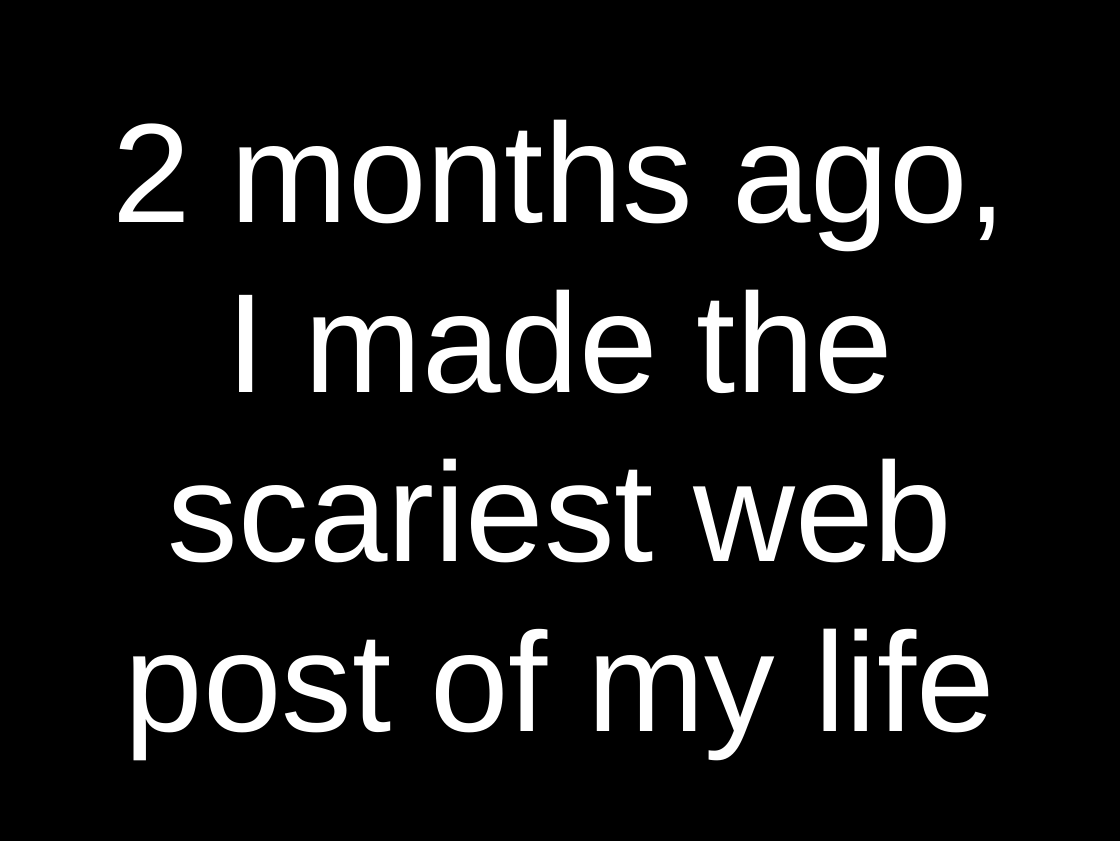
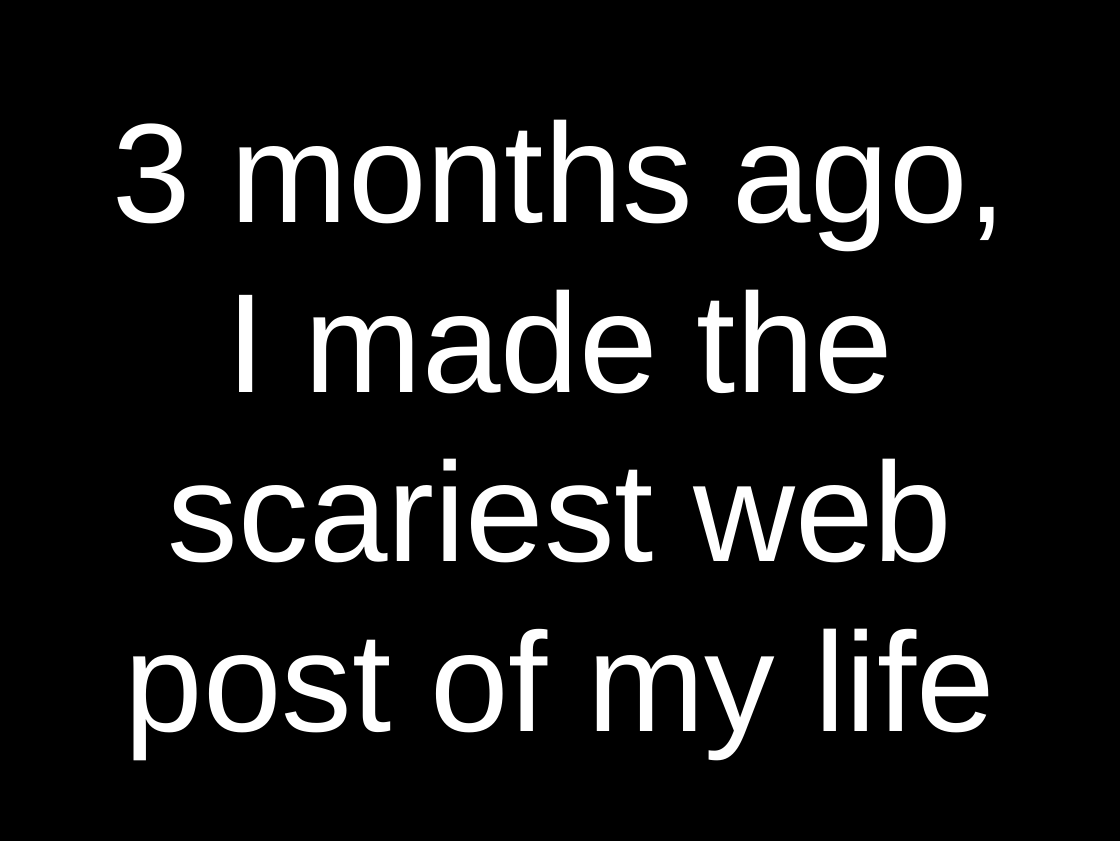
Before and after one commit to obra/talks, a slide deck: slide 23 of 2010/perl-5.12.odp (slide 18 before the commit). Drawn at 1120x841 pixels with LibreOffice and Linux fonts; fonts in the diff are those of the drawing. Boxes give left, top, right and bottom in pixels: in the first picture for what was removed or moved away, otherwise in the second. Text is boxed around its words. In the diff, an @@ line names an element or a change of style, - is before the commit and + after.

```diff
--- a/2010/perl-5.12.odp
+++ b/2010/perl-5.12.odp
@@ title at bbox=[113, 119, 1007, 756]: text changed @@
-2 months ago,
-I made the scariest web post of my life
+3 months ago,
+I made the scariest web post of my life
```
Also in this commit, not shown: 3 other slides changed, 33 slides added, 1 slide removed, 1 other file.
